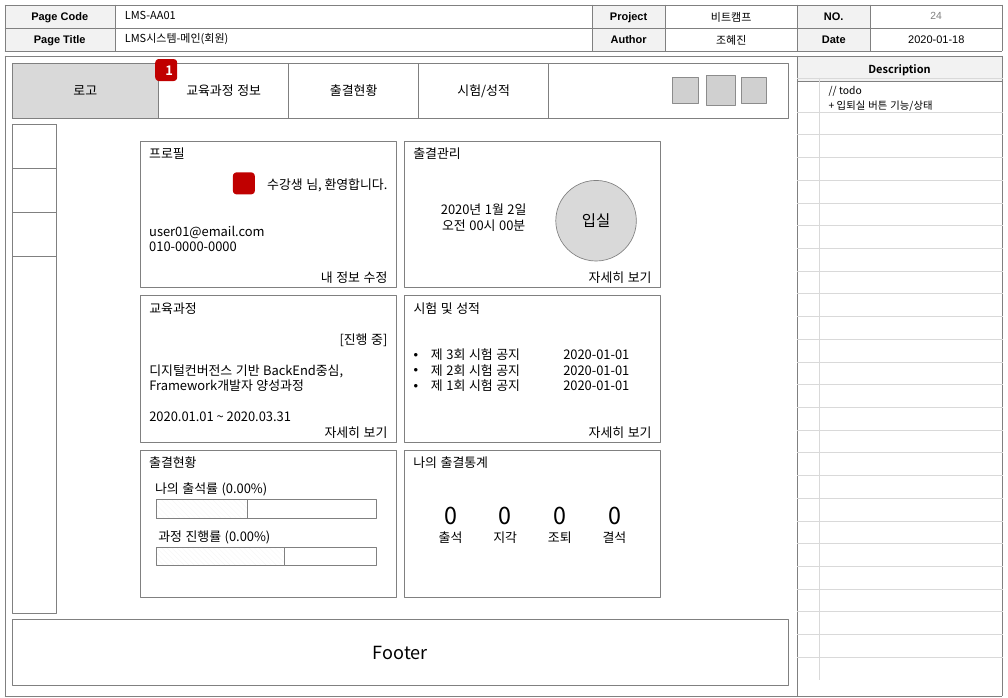
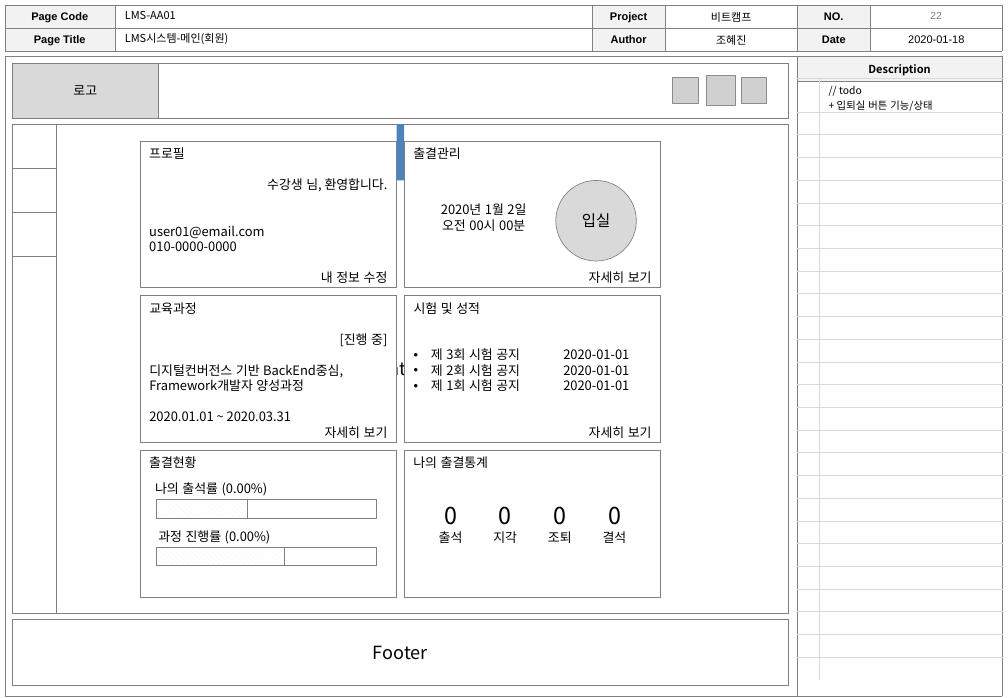
Before and after one commit to h62j8n/bitcamp_lms, a slide deck: slide 22 of storyboard.ver1.3.pptx (slide 24 before the commit). Drawn at 1008x698 pixels with LibreOffice and Linux fonts; fonts in the diff are those of the drawing; grey boxes stand for pictures. Boxes give left, top, right and bottom in pixels: in the first picture for what was removed or moved away, otherwise in the second. Text is boxed around its words. In the diff, an @@ line names an element or a change of style, - is before the commit and + after.

```diff
--- a/storyboard.ver1.3.pptx
+++ b/storyboard.ver1.3.pptx
@@ page number at [930, 12, 941, 19]: text changed @@
-24
+22
@@ rounded rectangle removed at [155, 60, 178, 82] @@
-1
@@ rectangle removed at [158, 63, 289, 118] @@
-교육과정 정보
@@ rectangle removed at [289, 63, 419, 118] @@
-출결현황
@@ rectangle removed at [419, 63, 549, 118] @@
-시험/성적
@@ rectangle added at [12, 124, 789, 613], fill #FFFFFF, outline #808080 0.5 pt, 14 pt, text #000000 @@
+Content
@@ rectangle added at [396, 124, 404, 181], fill #4F81BD @@
@@ rounded rectangle removed at [233, 172, 255, 195] @@
```
Also in this commit, not shown: 13 other slides changed, 12 slides added, 2 slides removed.
